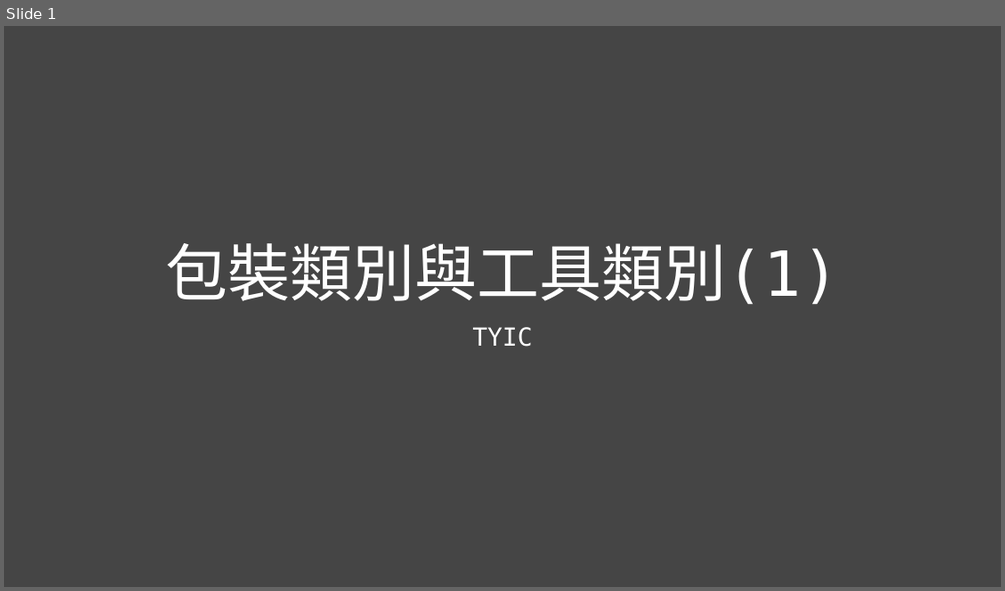
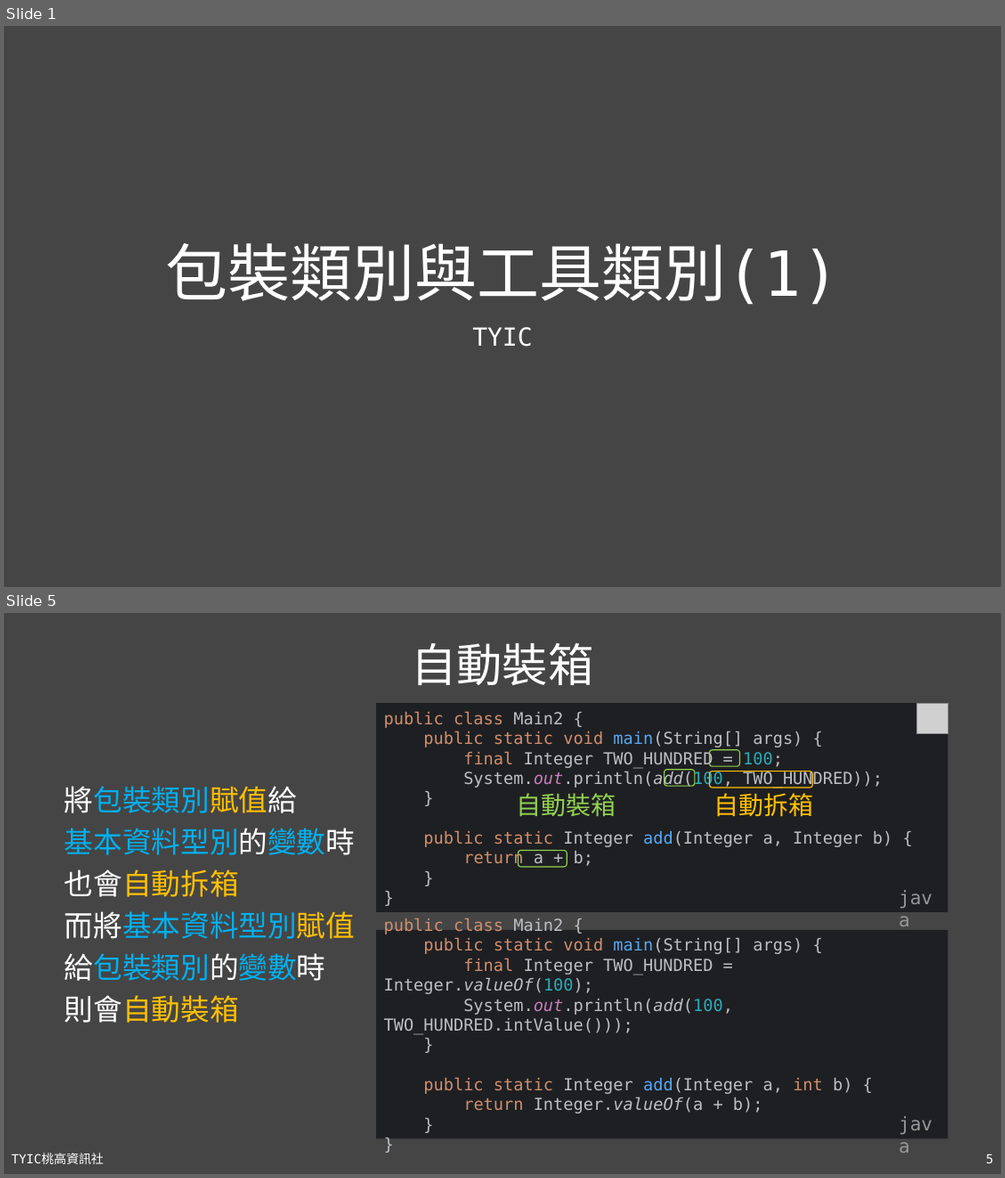
Before and after one commit to TYSHIC/slides, a slide deck: powerpoint/10_包裝類別與工具類別(1).pptx. Shown one above the other, each under a label of ours: slide 1 before the commit, slides 1 and 5 after it; the slides between them are not shown. The pictures are 1005x591 and 1005x1178 pixels, drawn with LibreOffice and Linux fonts; fonts in the diff are those of the drawing; grey boxes stand for pictures. Boxes give left, top, right and bottom in pixels: in the first picture for what was removed or moved away, otherwise in the second. Text is boxed around its words. In the diff, an @@ line names an element or a change of style, - is before the commit and + after.

Commit message:
10_wrapper_class

```diff
--- a/powerpoint/10_包裝類別與工具類別(1).pptx
+++ b/powerpoint/10_包裝類別與工具類別(1).pptx
@@ slide 5 added at [4,613,1001,1174], background #454545 @@
@@ title added at [411,643,593,685], 44 pt, text #FFFFFF @@
+自動裝箱
@@ rectangle added at [376,704,947,912], fill #1E1F22, 16 pt, text #BCBEC4 @@
+public class Main2 {
+public static void main(String[] args) {
+final Integer TWO_HUNDRED = 100;
+System.out.println(add(100, TWO_HUNDRED));
+}
+public static Integer add(Integer a, Integer b) {
+return a + b;
+}
+}
@@ picture added at [916,704,947,734] @@
@@ rounded rectangle added at [664,770,695,786], outline #92D050 1 pt @@
@@ rounded rectangle added at [709,750,739,766], outline #92D050 1 pt @@
@@ rounded rectangle added at [709,771,812,788], outline #FFC000 1 pt @@
@@ text added at [65,786,355,1022], 28 pt, text #00B0F0 @@
+將包裝類別賦值給
+基本資料型別的變數時
+也會自動拆箱
+而將基本資料型別賦值
+給包裝類別的變數時
+則會自動裝箱
@@ text added at [516,793,615,817], 24 pt, text #92D050 @@
+自動裝箱
@@ text added at [713,793,813,817], 24 pt, text #FFC000 @@
+自動拆箱
@@ rounded rectangle added at [518,850,567,867], outline #92D050 1 pt @@
@@ text added at [891,882,948,911], 18 pt, text #969696 @@
+java
@@ rectangle added at [376,930,947,1139], fill #1E1F22, 16 pt, text #BCBEC4 @@
+public class Main2 {
+public static void main(String[] args) {
+final Integer TWO_HUNDRED = Integer.valueOf(100);
+System.out.println(add(100, TWO_HUNDRED.intValue()));
+}
+public static Integer add(Integer a, int b) {
+return Integer.valueOf(a + b);
+}
+}
@@ text added at [891,1109,948,1139], 18 pt, text #969696 @@
+java
@@ text added at [11,1153,104,1164], 12 pt, text #FFFFFF @@
+TYIC桃高資訊社
@@ page number added at [986,1154,993,1163], 12 pt, text #FFFFFF @@
+5
```
Also in this commit, not shown: 1 slide changed, 2 other slides added, 4 other files.
